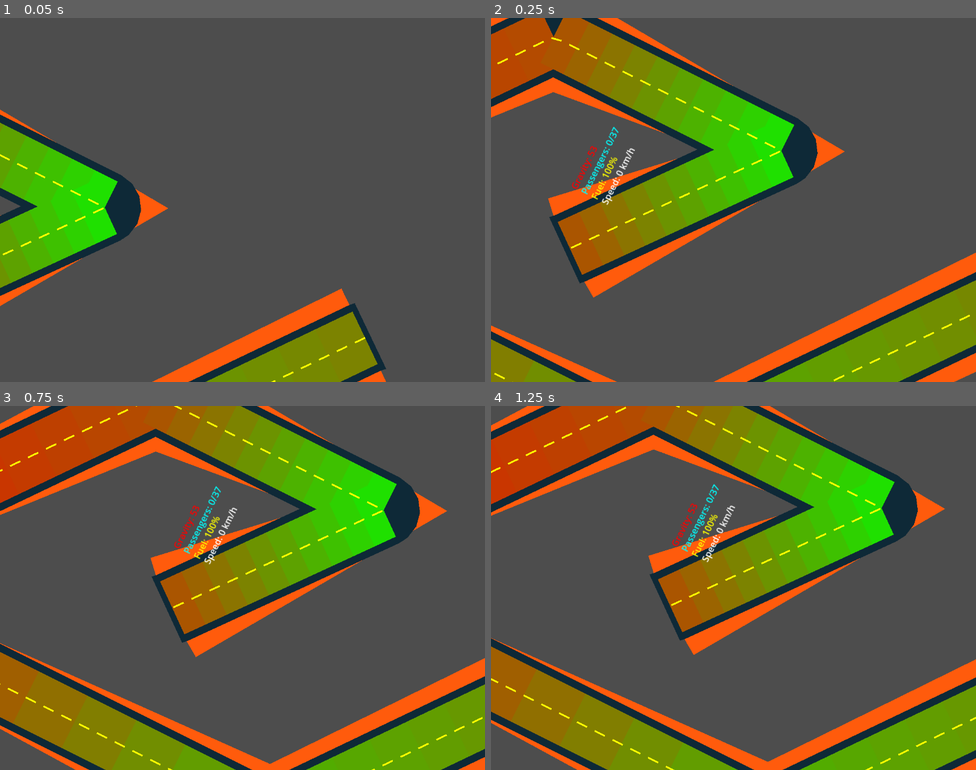
Above: before the commit, frames 1-4 (two rows, left to right).
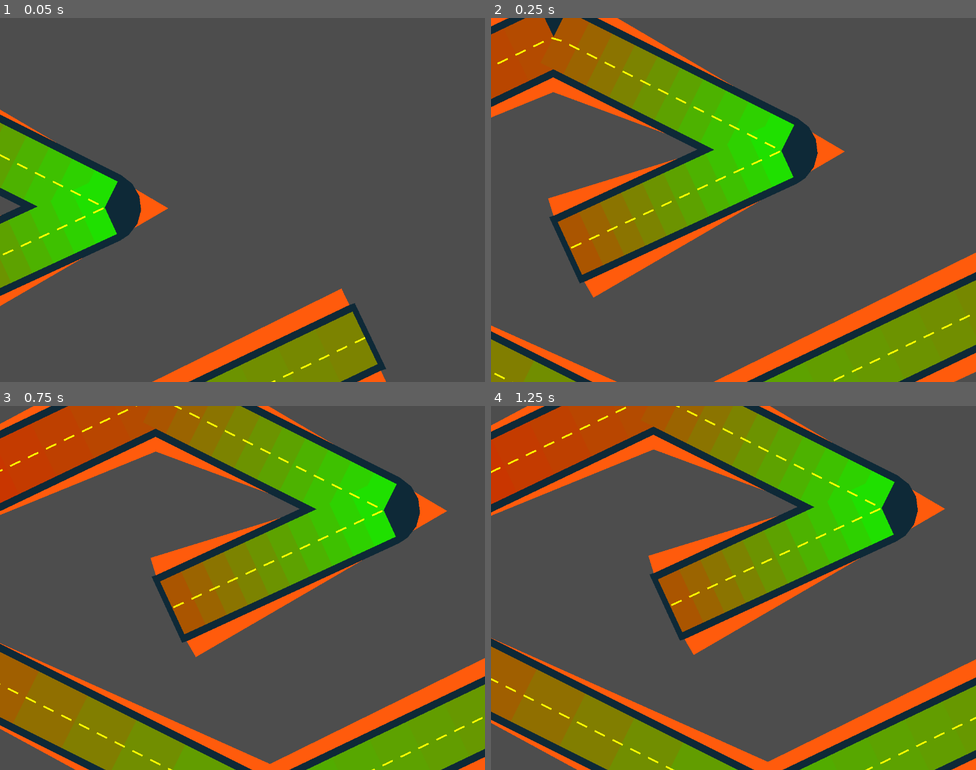
Above: after the commit, the same moments.

Repository: AkiraShirase/bus_wars
Game: Godot game, scene res://scenes/levels/city.tscn
Same seed, same stepped clock (60 frames per second), same inputs: the game is played once before the commit and once after it. Before the commit the project starts from res://levels/city.tscn. The engine's default icon, where the game draws it, is replaced by a stand-in: a white triangle on a blue panel in a dark square.
Inputs (mouse positions are in pixels of both pictures, inside the frame that each line leads up to):
- Up to frame 1 (0.05 s): no input
- Up to frame 2 (0.25 s): no input
- Up to frame 3 (0.75 s): move the mouse to (349, 569) at 0.52 s; hold Right (steer_right) from 0.53 s (still down); hold Space (ui_select) from 0.53 s (still down); click (349, 569) at 0.67 s
- Up to frame 4 (1.25 s): keep holding Right (steer_right); keep holding Space (ui_select)

Frame 1 is identical in both runs. In frame 2, 0.5% of the frame differs, in the area x 16-30%, y 29-52%; in frame 3, 0.5%; in frame 4, 0.5%.
Error after the commit: Parse Error: Expected indented block after "if" block. (res://lib/vehicle.gd:116)

Commit message:
Reorganize codebase architecture with controller pattern
- Create organized directory structure:
  - lib/: Main scripts and controller logic
  - lib/resources/: Resource-based data classes
  - lib/controllers/: Input and behavior controllers
  - scenes/: All .tscn scene files

- Add controller architecture:
  - Driver class: Manages driver input state
  - PlayerController: Maps user input to driver properties
  - DefaultController (steering): Handles vehicle steering logic
  - AccelerationDefaultController: Manages acceleration/deceleration

- Refactor Vehicle class (formerly Bus/truck):
  - Rename truck.gd to vehicle.gd, class Bus to Vehicle
  - Remove input handling and steering logic
  - Remove acceleration/braking logic
  - Simplify to focus on movement and component management

- Update scene references for new file structure
- Add CLAUDE.md documentation for project architecture

🤖 Generated with [Claude Code](https://claude.ai/code)

Co-Authored-By: Claude <noreply@anthropic.com>

Diff:
--- a/player/BusDebugUI.gd
+++ b/lib/BusDebugUI.gd
@@ -54,7 +54,7 @@
 var weight_label: HBoxContainer
 
 # Reference to bus
-var bus: Bus = null
+var bus: Vehicle = null
 
 # Window state
 var is_dragging: bool = false
@@ -442,7 +442,7 @@
 		set_window_position(default_position)
 
 # Public methods
-func set_bus(new_bus: Bus):
+func set_bus(new_bus: Vehicle):
 	bus = new_bus
 
 func snap_to_corner(corner: String):
--- a/player/BusDebugVectors.gd
+++ b/lib/BusDebugVectors.gd
@@ -21,7 +21,7 @@
 @export var ui_window_scene: PackedScene  # Optional custom UI window scene
 
 # Reference to the bus
-var bus: Bus = null
+var bus: Vehicle = null
 var debug_ui: BusDebugUI = null
 
 # Cached values for smooth display
--- /dev/null
+++ b/lib/Driver.gd
@@ -0,0 +1,7 @@
+extends Node
+class_name Driver
+
+# Driver input state
+@export var accelerating: int = 0
+@export var steering: int = 50
+@export var stopping: int = 0
--- a/levels/city.gd
+++ b/lib/city.gd
@@ -6,7 +6,30 @@
 # A reference to the Camera2D child node.
 @onready var camera_2d = $Camera2D
 
+# Driver and vehicle properties
+var driver: Driver
+var vehicle: Vehicle
+
+# Controllers
+var _player_controller: PlayerController
+var _steering_controller: DefaultController
+
+func _ready():
+	# Initialize components
+	driver = Driver.new()
+	_player_controller = PlayerController.new()
+	_steering_controller = DefaultController.new()
+
+	# Find vehicle in scene (assuming it exists)
+	vehicle = find_child("CharacterBody2D") as Vehicle
+
 func _process(delta):
+	# Update driver input
+	_player_controller.update(Input, driver)
+
+	# Update vehicle steering
+	if vehicle:
+		_steering_controller.steer(driver, vehicle)
 	# Start with a zero vector for velocity.
 	#var velocity = Vector2.ZERO
 	# Handle horizontal movement (x-axis).
--- /dev/null
+++ b/lib/controllers/driver/PlayerController.gd
@@ -0,0 +1,24 @@
+extends Node
+class_name PlayerController
+
+func update(input: Input, driver: Driver) -> void:
+	_update_acceleration(driver)
+	_update_steering(driver)
+	_update_stopping(driver)
+
+func _update_acceleration(driver: Driver) -> void:
+	driver.accelerating = 100 if Input.is_action_pressed("accelerate") else 0
+
+func _update_steering(driver: Driver) -> void:
+	if Input.is_action_pressed("steer_left"):
+		driver.steering = 0
+		return
+
+	if Input.is_action_pressed("steer_right"):
+		driver.steering = 100
+		return
+
+	driver.steering = 50
+
+func _update_stopping(driver: Driver) -> void:
+	driver.stopping = 100 if Input.is_action_pressed("brake") else 0
--- /dev/null
+++ b/lib/controllers/vehicle/acceleration/DefaultController.gd
@@ -0,0 +1,11 @@
+extends Node
+class_name AccelerationDefaultController
+
+const acceleration: float = 100.0
+const deceleration: float = 100.0
+
+func accelerate(vehicle: Vehicle, driver: Driver) -> void:
+	if driver.accelerating > 0:
+		vehicle.current_speed += acceleration * get_process_delta_time()
+	elif driver.stopping > 0:
+		vehicle.current_speed -= deceleration * get_process_delta_time()
--- /dev/null
+++ b/lib/controllers/vehicle/steering/DefaultController.gd
@@ -0,0 +1,18 @@
+extends Node
+class_name DefaultController
+
+const _turn_amount: float = 2.0
+
+func steer(driver: Driver, vehicle: Vehicle) -> void:
+	if driver.steering > 50:
+		_turn_right(vehicle)
+	elif driver.steering < 50:
+		_turn_left(vehicle)
+
+func _turn_right(vehicle: Vehicle) -> void:
+	vehicle.visual_rotation += _turn_amount * get_process_delta_time()
+	vehicle.movement_angle += _turn_amount * get_process_delta_time()
+
+func _turn_left(vehicle: Vehicle) -> void:
+	vehicle.visual_rotation -= _turn_amount * get_process_delta_time()
+	vehicle.movement_angle -= _turn_amount * get_process_delta_time()
--- a/player/truck.gd
+++ b/lib/vehicle.gd
@@ -1,5 +1,5 @@
 extends CharacterBody2D
-class_name Bus
+class_name Vehicle
 
 # Component Resources
 @export_group("Bus Components")
@@ -11,11 +11,8 @@
 
 # Movement settings
 @export_group("Movement Settings")
-@export var base_acceleration: float = 500.0
 @export var base_max_speed: float = 300.0
 @export var base_friction: float = 400.0
-@export var turn_speed: float = 2.0
-@export var brake_strength: float = 800.0
 
 # Isometric settings
 @export_group("Isometric Settings")
@@ -46,7 +43,6 @@
 var current_speed: float = 0.0
 var visual_rotation: float = 0.0
 var movement_angle: float = 0.0
-var throttle: float = 0.0
 
 # Current road data
 var current_road = null
@@ -54,9 +50,7 @@
 
 # Calculated properties
 var total_weight: float = 1000.0
-var effective_acceleration: float = 500.0
 var effective_max_speed: float = 300.0
-var effective_turn_speed: float = 2.0
 
 func _ready():
 	# Initialize components if not set
@@ -104,24 +98,23 @@
 
 func update_components(delta):
 	# Update tire wear and temperature
-	tires.update_wear(delta, current_speed, effective_acceleration)
+	tires.update_wear(delta, current_speed, 0.0)
 	tires.update_temperature(delta, current_speed)
 
 	# Update engine
 	engine.update_rpm(current_speed)
-	engine.update_temperature(delta, throttle)
+	engine.update_temperature(delta, 0.0)
 
 	# Update passenger satisfaction
-	passenger_section.update_satisfaction(delta, current_speed, effective_acceleration)
+	passenger_section.update_satisfaction(delta, current_speed, 0.0)
 
 	# Update special power source properties
 	power_source.update_special_properties(delta)
 
 	# Consume fuel
-	var fuel_consumption = engine.calculate_fuel_consumption(power_source.get_source_name(), throttle)
+	var fuel_consumption = engine.calculate_fuel_consumption(power_source.get_source_name(), 0.0)
 	if not power_source.consume_fuel(fuel_consumption, delta):
 		# Out of fuel!
-		throttle = 0.0
 
 func update_bus_properties():
 	# Calculate total weight
@@ -135,106 +128,17 @@
 	# Calculate effective acceleration
 	var power = engine.get_current_power(power_source.get_source_name(), 1.0)
 	var tire_grip = tires.get_acceleration_modifier()
-	effective_acceleration = (power / total_weight) * 1000.0 * tire_grip * base_acceleration
 
 	# Calculate effective max speed
 	var speed_rating = tires.get_tire_properties()["speed_rating"]
 	effective_max_speed = base_max_speed * speed_rating * (power / 200.0)
 
 	# Calculate turn speed based on tire stability
-	var stability = tires.get_steering_stability(current_speed)
-	effective_turn_speed = turn_speed * stability
 
 func handle_input(delta):
-	# Get input
-	var input_vertical = Input.get_axis("ui_down", "ui_up")
-	var input_horizontal = Input.get_axis("ui_left", "ui_right")
-	var input_brake = Input.is_action_pressed("ui_select")
-
-	# Update throttle
-	if input_vertical > 0:
-		throttle = input_vertical
-	else:
-		throttle = 0.0
-
 	# Update bus properties based on current state
 	update_bus_properties()
 
-	# If starting from stop, align movement with visual direction
-	if abs(current_speed) < 1.0 and input_vertical != 0:
-		movement_angle = visual_rotation
-
-	# Apply acceleration/deceleration
-	if input_vertical != 0:
-		# Get current engine power
-		var current_power = engine.get_current_power(power_source.get_source_name(), abs(input_vertical))
-		var acceleration_mod = tires.get_acceleration_modifier()
-
-		# Apply gravity effect if on road
-		var gravity_factor = 1.0
-		if check_road_properties and current_road:
-			gravity_factor = 1.0 + ((50.0 - current_gravity) / 50.0) * gravity_effect_multiplier
-			if input_vertical < 0:
-				gravity_factor = 2.0 - gravity_factor
-
-		# Calculate final acceleration
-		var final_acceleration = (current_power / total_weight) * 1000.0 * acceleration_mod * gravity_factor
-
-		# Apply acceleration
-		current_speed += input_vertical * final_acceleration * delta
-
-		# Reverse is slower
-		if input_vertical < 0:
-			current_speed = clamp(current_speed, -effective_max_speed * 0.5, effective_max_speed)
-		else:
-			current_speed = clamp(current_speed, -effective_max_speed * 0.5, effective_max_speed)
-
-	# Apply braking
-	elif input_brake:
-		var brake_mod = tires.get_braking_modifier()
-		var brake_force = brake_strength * brake_mod * delta
-
-		if abs(current_speed) > brake_force:
-			current_speed -= sign(current_speed) * brake_force
-		else:
-			current_speed = 0.0
-
-	# Apply friction
-	else:
-		var friction_force = base_friction * delta
-
-		# Gravity affects friction on slopes
-		if check_road_properties and current_gravity != 50:
-			if current_gravity < 50 and current_speed > 0:
-				friction_force *= 0.5 + (current_gravity / 100.0)
-			elif current_gravity > 50 and current_speed > 0:
-				friction_force *= 1.0 + ((current_gravity - 50) / 50.0)
-
-		if abs(current_speed) > friction_force:
-			current_speed -= sign(current_speed) * friction_force
-		else:
-			current_speed = 0.0
-
-	# Steering (only when moving)
-	if abs(current_speed) > 10 and input_horizontal != 0:
-		# Get steering stability from tires
-		var steering_mod = tires.get_steering_stability(abs(current_speed))
-
-		# Turn rate depends on speed
-		var speed_factor = 1.0 - (abs(current_speed) / effective_max_speed) * 0.5
-		var turn_amount = input_horizontal * effective_turn_speed * steering_mod * speed_factor * delta * sign(current_speed)
-
-		# Apply special power source effects
-		match power_source.source_type:
-			PowerSource.SourceType.PSYCHIC:
-				# More responsive to driver's intent
-				turn_amount *= 1.0 + power_source.psychic_resonance * 0.5
-			PowerSource.SourceType.CHAOS:
-				# Random steering wobble
-				turn_amount += randf_range(-0.1, 0.1) * delta
-
-		visual_rotation += turn_amount
-		movement_angle += turn_amount
 
 func apply_movement(delta):
 	# Calculate movement direction
--- a/levels/city.tscn
+++ b/scenes/levels/city.tscn
@@ -1,15 +1,15 @@
 [gd_scene load_steps=22 format=3 uid="uid://dtunvn6ti05no"]
 
-[ext_resource type="PackedScene" uid="uid://bsm1d6k3q45ei" path="res://levels/background_terrain.tscn" id="1_wpki0"]
-[ext_resource type="Script" uid="uid://ve1w35qugl3h" path="res://levels/camera_2d.gd" id="4_js2ni"]
-[ext_resource type="Script" uid="uid://ckwd6dakpi5tj" path="res://player/BusMaterial.gd" id="4_qjkv1"]
-[ext_resource type="PackedScene" uid="uid://bldrnwcvjqqyo" path="res://levels/isometricRoad.tscn" id="5_5qyid"]
-[ext_resource type="Script" uid="uid://r6vwn61n00ht" path="res://player/PassengerSection.gd" id="5_icvb7"]
-[ext_resource type="PackedScene" uid="uid://coa1meb65p5hb" path="res://player/truck.tscn" id="5_js2ni"]
-[ext_resource type="Script" uid="uid://rpmqkoap6o3w" path="res://levels/RoadPointData.gd" id="6_5qyid"]
-[ext_resource type="Script" uid="uid://ba41fov5rrauq" path="res://player/TireMaterial.gd" id="6_hij54"]
-[ext_resource type="Script" uid="uid://dw32mardp3sh3" path="res://player/EnginePower.gd" id="7_vip6u"]
-[ext_resource type="Script" uid="uid://btg20s4ud1ukv" path="res://player/PowerSource.gd" id="8_6yjkx"]
+[ext_resource type="PackedScene" uid="uid://bsm1d6k3q45ei" path="res://scenes/levels/background_terrain.tscn" id="1_wpki0"]
+[ext_resource type="Script" uid="uid://ve1w35qugl3h" path="res://lib/camera_2d.gd" id="4_js2ni"]
+[ext_resource type="Script" uid="uid://ckwd6dakpi5tj" path="res://lib/resources/BusMaterial.gd" id="4_qjkv1"]
+[ext_resource type="PackedScene" uid="uid://bldrnwcvjqqyo" path="res://scenes/levels/isometricRoad.tscn" id="5_5qyid"]
+[ext_resource type="Script" uid="uid://r6vwn61n00ht" path="res://lib/resources/PassengerSection.gd" id="5_icvb7"]
+[ext_resource type="PackedScene" uid="uid://coa1meb65p5hb" path="res://scenes/player/truck.tscn" id="5_js2ni"]
+[ext_resource type="Script" uid="uid://rpmqkoap6o3w" path="res://lib/resources/RoadPointData.gd" id="6_5qyid"]
+[ext_resource type="Script" uid="uid://ba41fov5rrauq" path="res://lib/resources/TireMaterial.gd" id="6_hij54"]
+[ext_resource type="Script" uid="uid://dw32mardp3sh3" path="res://lib/resources/EnginePower.gd" id="7_vip6u"]
+[ext_resource type="Script" uid="uid://btg20s4ud1ukv" path="res://lib/resources/PowerSource.gd" id="8_6yjkx"]
 
 [sub_resource type="Resource" id="Resource_3vlvf"]
 script = ExtResource("4_qjkv1")
--- a/levels/isometricRoad.tscn
+++ b/scenes/levels/isometricRoad.tscn
@@ -1,6 +1,6 @@
 [gd_scene load_steps=2 format=3 uid="uid://bldrnwcvjqqyo"]
 
-[ext_resource type="Script" uid="uid://bf2muufah5qbv" path="res://levels/isometricRoad.gd" id="1_mem46"]
+[ext_resource type="Script" uid="uid://bf2muufah5qbv" path="res://lib/isometricRoad.gd" id="1_mem46"]
 
 [node name="Line2D" type="Line2D"]
 width = 60.0
--- a/levels/road.tscn
+++ b/scenes/levels/road.tscn
@@ -1,6 +1,6 @@
 [gd_scene load_steps=2 format=3 uid="uid://cjydgwyx4xgq1"]
 
-[ext_resource type="Script" uid="uid://dpedvb5730v4v" path="res://levels/road.gd" id="1_jjhi6"]
+[ext_resource type="Script" uid="uid://dpedvb5730v4v" path="res://lib/road.gd" id="1_jjhi6"]
 
 [node name="Road" type="Node2D"]
 script = ExtResource("1_jjhi6")
--- a/player/truck.tscn
+++ b/scenes/player/truck.tscn
@@ -1,6 +1,6 @@
 [gd_scene load_steps=3 format=3 uid="uid://coa1meb65p5hb"]
 
-[ext_resource type="Script" uid="uid://dd7uutexyl3q5" path="res://player/truck.gd" id="1_b1v4d"]
+[ext_resource type="Script" uid="uid://dd7uutexyl3q5" path="res://lib/vehicle.gd" id="1_b1v4d"]
 
 [sub_resource type="CapsuleShape2D" id="CapsuleShape2D_b1v4d"]
 radius = 16.0
Renamed: player/BusDebugUI.gd.uid -> lib/BusDebugUI.gd.uid
Renamed: player/BusDebugVectors.gd.uid -> lib/BusDebugVectors.gd.uid
Renamed: levels/camera_2d.gd -> lib/camera_2d.gd
Renamed: levels/camera_2d.gd.uid -> lib/camera_2d.gd.uid
Renamed: levels/city.gd.uid -> lib/city.gd.uid
Renamed: levels/isometricRoad.gd -> lib/isometricRoad.gd
Renamed: levels/isometricRoad.gd.uid -> lib/isometricRoad.gd.uid
Renamed: player/BusMaterial.gd -> lib/resources/BusMaterial.gd
Renamed: player/BusMaterial.gd.uid -> lib/resources/BusMaterial.gd.uid
Renamed: player/EnginePower.gd -> lib/resources/EnginePower.gd
Renamed: player/EnginePower.gd.uid -> lib/resources/EnginePower.gd.uid
Renamed: player/PassengerSection.gd -> lib/resources/PassengerSection.gd
(and 15 more such lines)
